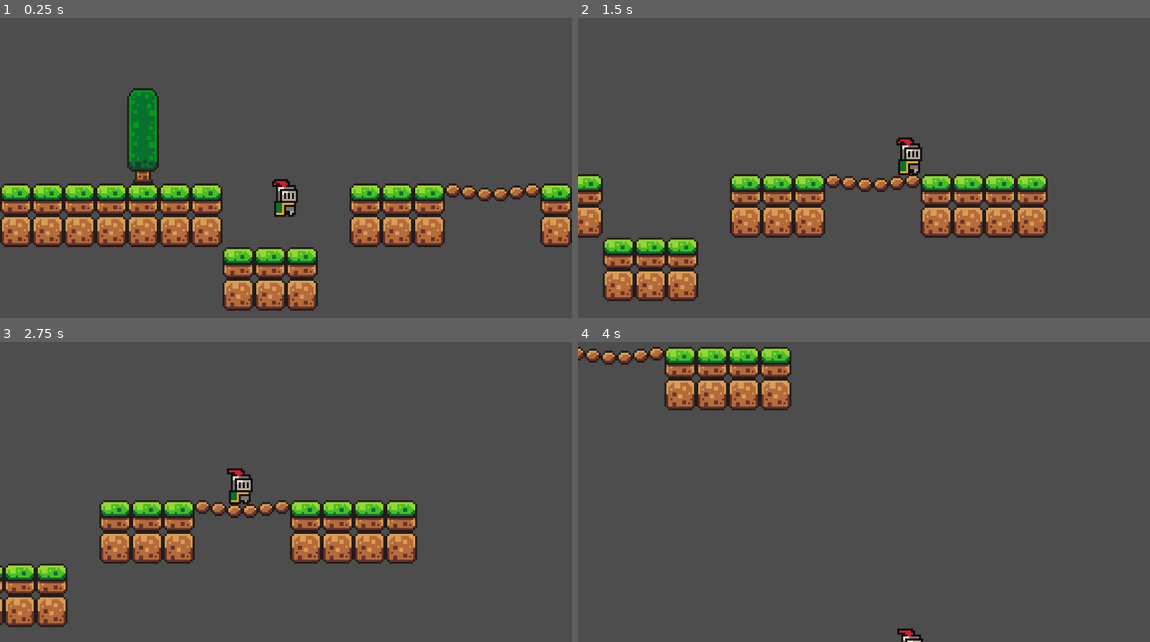
Above: before the commit, frames 1-4 (two rows, left to right).
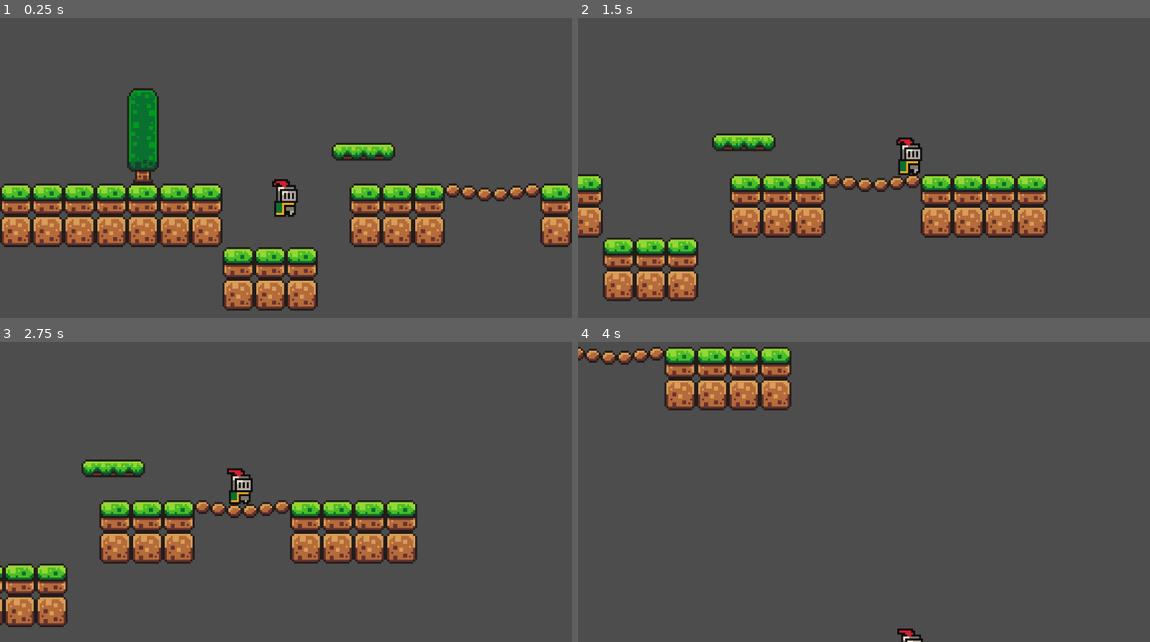
Above: after the commit, the same moments.

Repository: lanxeyu/godot-learning-1
Game: Godot game, scene res://scenes/game.tscn
Same seed, same stepped clock (60 frames per second), same inputs: the game is played once before the commit and once after it.
Inputs:
- Up to frame 1 (0.25 s): no input
- Up to frame 2 (1.5 s): tap Enter (ui_accept) at 0.5, 0.77 s; hold Right (ui_right) from 0.53 s (still down)
- Up to frame 3 (2.75 s): tap Enter (ui_accept) at 1.52 s; release Right (ui_right) at 2.03 s; hold Left (ui_left) from 2.03 s (still down)
- Up to frame 4 (4 s): release Left (ui_left) at 2.78 s; hold Right (ui_right) from 2.78 s (still down); tap Enter (ui_accept) at 3.02, 3.77 s

The runs differ from the first frame. In frame 1, 0.6% of the frame differs, in the area x 57-70%, y 41-48%; in frame 2, 0.6%; in frame 3, 0.6%; in frame 4, nothing differs.

Commit message:
added platform

Diff:
--- a/scenes/game.tscn
+++ b/scenes/game.tscn
@@ -1,7 +1,8 @@
-[gd_scene load_steps=5 format=3 uid="uid://bakauitsmbpy6"]
+[gd_scene load_steps=6 format=3 uid="uid://bakauitsmbpy6"]
 
 [ext_resource type="PackedScene" uid="uid://c4vjmjonxwfm0" path="res://scenes/player.tscn" id="1_1lv0d"]
 [ext_resource type="Texture2D" uid="uid://gg34ip3m6lxi" path="res://assets/sprites/world_tileset.png" id="2_4w4qj"]
+[ext_resource type="PackedScene" uid="uid://c4ht8he670pjp" path="res://scenes/platform.tscn" id="3_srsjm"]
 
 [sub_resource type="TileSetAtlasSource" id="TileSetAtlasSource_3utme"]
 texture = ExtResource("2_4w4qj")
@@ -150,7 +151,7 @@
 11:2/0/physics_layer_0/angular_velocity = 0.0
 11:2/0/physics_layer_0/polygon_0/points = PackedVector2Array(-8, -6, 8, -8, 8, -1.375, -8, 1)
 0:3/0 = 0
-0:3/0/z_index = 1
+0:3/0/z_index = 6
 0:3/0/physics_layer_0/linear_velocity = Vector2(0, 0)
 0:3/0/physics_layer_0/angular_velocity = 0.0
 1:3/0 = 0
@@ -175,7 +176,7 @@
 9:3/0/physics_layer_0/linear_velocity = Vector2(0, 0)
 9:3/0/physics_layer_0/angular_velocity = 0.0
 0:4/0 = 0
-0:4/0/z_index = 1
+0:4/0/z_index = 6
 0:4/0/physics_layer_0/linear_velocity = Vector2(0, 0)
 0:4/0/physics_layer_0/angular_velocity = 0.0
 1:4/0 = 0
@@ -197,7 +198,7 @@
 9:4/0/physics_layer_0/linear_velocity = Vector2(0, 0)
 9:4/0/physics_layer_0/angular_velocity = 0.0
 0:5/0 = 0
-0:5/0/z_index = 1
+0:5/0/z_index = 6
 0:5/0/physics_layer_0/linear_velocity = Vector2(0, 0)
 0:5/0/physics_layer_0/angular_velocity = 0.0
 1:5/0 = 0
@@ -420,3 +421,6 @@
 position = Vector2(0, -9)
 zoom = Vector2(4, 4)
 position_smoothing_enabled = true
+
+[node name="Platform" parent="." instance=ExtResource("3_srsjm")]
+position = Vector2(39, 0)
--- /dev/null
+++ b/scenes/platform.tscn
@@ -0,0 +1,17 @@
+[gd_scene load_steps=3 format=3 uid="uid://c4ht8he670pjp"]
+
+[ext_resource type="Texture2D" uid="uid://dhb54pccjcyik" path="res://assets/sprites/platforms.png" id="1_bj863"]
+
+[sub_resource type="RectangleShape2D" id="RectangleShape2D_kw6tx"]
+size = Vector2(32, 9)
+
+[node name="Platform" type="AnimatableBody2D"]
+
+[node name="Sprite2D" type="Sprite2D" parent="."]
+texture = ExtResource("1_bj863")
+region_enabled = true
+region_rect = Rect2(16, 0, 32, 9)
+
+[node name="CollisionShape2D" type="CollisionShape2D" parent="."]
+shape = SubResource("RectangleShape2D_kw6tx")
+one_way_collision = true
--- a/scenes/player.tscn
+++ b/scenes/player.tscn
@@ -43,6 +43,7 @@
 radius = 5.0
 
 [node name="Player" type="CharacterBody2D"]
+z_index = 5
 script = ExtResource("1_4d3sl")
 
 [node name="AnimatedSprite2D" type="AnimatedSprite2D" parent="."]
